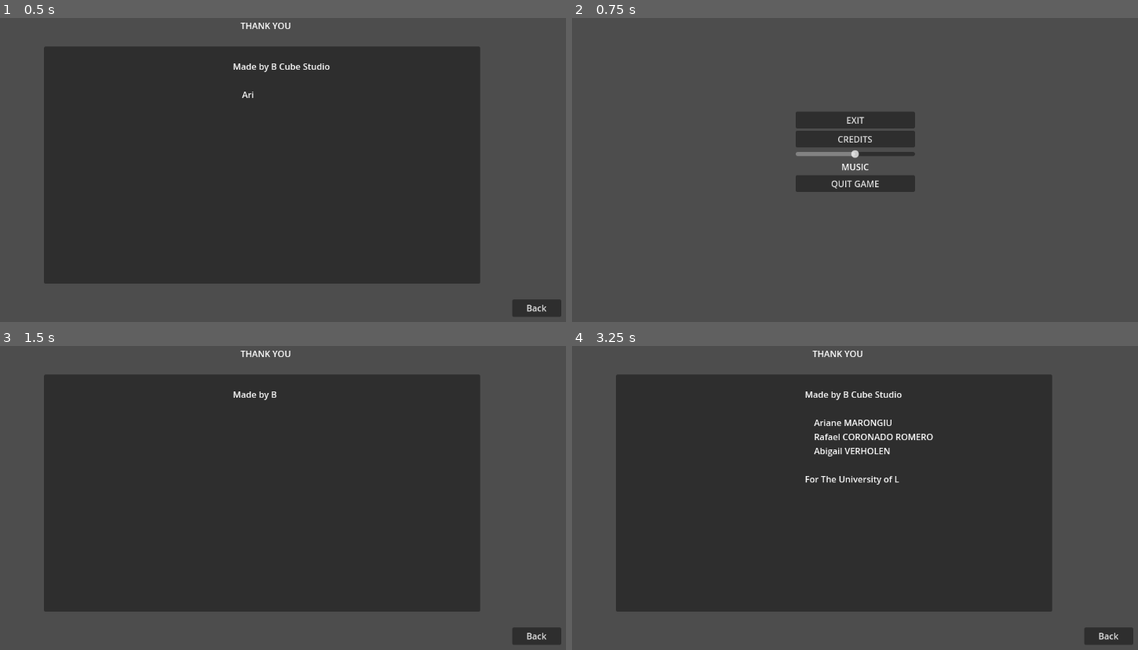
Above: before the commit, frames 1-4 (two rows, left to right).
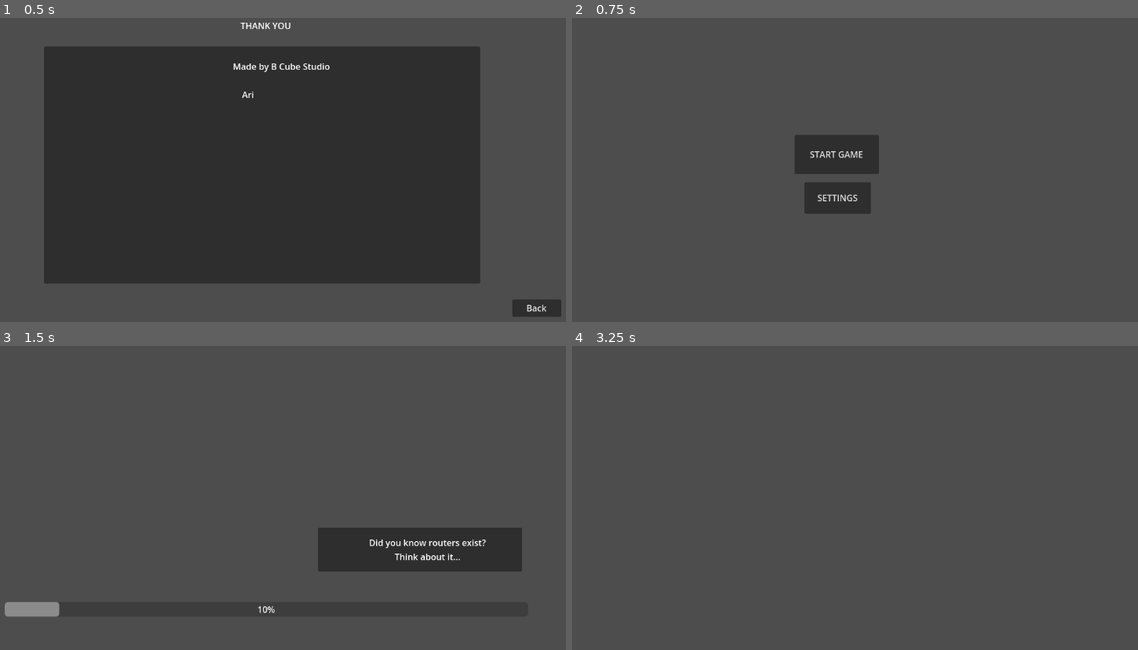
Above: after the commit, the same moments.

Repository: BcubeStudios/Netspace-Game
Game: Godot game, scene res://screens/credits_screen.tscn
Same seed, same stepped clock (60 frames per second), same inputs: the game is played once before the commit and once after it. This scene is started directly instead of the project's main scene.
Inputs (mouse positions are in pixels of both pictures, inside the frame that each line leads up to):
- Up to frame 1 (0.5 s): no input
- Up to frame 2 (0.75 s): click "Back" at 0.5 s
- Up to frame 3 (1.5 s): click (283, 467) at 1.25 s, where only the run before the commit has a clickable "CREDITS"
- Up to frame 4 (3.25 s): no input

Frame 1 is identical in both runs. In frame 2, 4.7% of the frame differs, in the area x 39-61%, y 30-65%; in frame 3, 56%; in frame 4, 60%, in the area x 7-100%, y 1-99%.

Commit message:
fixed sound issues

Diff:
--- a/GodotWorkspace/screens/credits_screen.tscn
+++ b/GodotWorkspace/screens/credits_screen.tscn
@@ -1,7 +1,8 @@
-[gd_scene load_steps=3 format=3 uid="uid://c7q35l8ctyu0e"]
+[gd_scene load_steps=4 format=3 uid="uid://c7q35l8ctyu0e"]
 
 [ext_resource type="Script" path="res://scripts/creditsLabel.gd" id="1_x4kin"]
 [ext_resource type="Script" path="res://scripts/Button.gd" id="2_5rng6"]
+[ext_resource type="AudioStream" uid="uid://b01bpv1v7smkr" path="res://music/chiphead64 - 11pm.ogg" id="3_gg50c"]
 
 [node name="credits_screen" type="Node2D"]
 
@@ -52,4 +53,8 @@
 text = "Back"
 script = ExtResource("2_5rng6")
 
+[node name="AudioStreamPlayer2D" type="AudioStreamPlayer2D" parent="."]
+stream = ExtResource("3_gg50c")
+autoplay = true
+
 [connection signal="pressed" from="Button" to="Button" method="_on_pressed"]
--- a/GodotWorkspace/screens/loading_screen.tscn
+++ b/GodotWorkspace/screens/loading_screen.tscn
@@ -1,12 +1,13 @@
-[gd_scene load_steps=2 format=3 uid="uid://3kt3xgd6i045"]
+[gd_scene load_steps=3 format=3 uid="uid://3kt3xgd6i045"]
 
+[ext_resource type="Script" path="res://scripts/loading_screen.gd" id="1_o6dig"]
 [ext_resource type="AudioStream" uid="uid://b01bpv1v7smkr" path="res://music/chiphead64 - 11pm.ogg" id="1_qib4h"]
 
 [node name="loading_screen" type="Node2D"]
+script = ExtResource("1_o6dig")
 
 [node name="AudioStreamPlayer2D" type="AudioStreamPlayer2D" parent="."]
 stream = ExtResource("1_qib4h")
-volume_db = -15.0
 autoplay = true
 
 [node name="AnimatedSprite2D" type="AnimatedSprite2D" parent="."]
@@ -19,10 +20,10 @@
 
 [node name="Label" type="Label" parent="Panel"]
 layout_mode = 0
-offset_left = 68.0
-offset_top = 15.0
-offset_right = 283.0
-offset_bottom = 64.0
+offset_left = 94.0
+offset_top = 16.0
+offset_right = 309.0
+offset_bottom = 65.0
 text = "Did you know routers exist?
 Think about it..."
 horizontal_alignment = 1
--- a/GodotWorkspace/screens/title_screen.tscn
+++ b/GodotWorkspace/screens/title_screen.tscn
@@ -15,7 +15,6 @@
 
 [node name="AudioStreamPlayer2D" type="AudioStreamPlayer2D" parent="."]
 stream = ExtResource("2_al1s5")
-volume_db = -10.0
 autoplay = true
 
 [node name="NormalMenu" type="Control" parent="."]
--- a/GodotWorkspace/scripts/Button.gd
+++ b/GodotWorkspace/scripts/Button.gd
@@ -12,4 +12,4 @@
 
 
 func _on_pressed():
-	get_tree().change_scene_to_file("res://screens/settings_menu.tscn")
+	get_tree().change_scene_to_file("res://screens/title_screen.tscn")
--- a/GodotWorkspace/scripts/TitleScreen.gd
+++ b/GodotWorkspace/scripts/TitleScreen.gd
@@ -4,6 +4,10 @@
 @onready var normal_menu =$NormalMenu
 @onready var settings_menu = $SettingsMenu
 var setting_on = false
+
+# Called when the node enters the scene tree for the first time.
+func _ready():
+	pass
 
 func _on_start_button_pressed():
 	get_tree().change_scene_to_file("res://screens/loading_screen.tscn")
@@ -27,10 +31,3 @@
 
 func _on_settings_button_pressed():
 	settingsMenu()
-
-
-func change_volume(new_volume):
-	audio.volume_db = (new_volume - 35)
-
-func toggle_volume():
-	audio.playing = !audio.playing
--- a/GodotWorkspace/scripts/creditsLabel.gd
+++ b/GodotWorkspace/scripts/creditsLabel.gd
@@ -13,6 +13,6 @@
 	self.visible_characters = textSpeed
 
 # Called every frame. 'delta' is the elapsed time since the previous frame.
-func _process(delta):
+func _process(_delta):
 	showText()
 	pass
--- /dev/null
+++ b/GodotWorkspace/scripts/loading_screen.gd
@@ -0,0 +1,24 @@
+extends Node2D
+
+@onready var progressBar = $ProgressBar
+#progress bar percentage
+var percentage: int = 0
+
+
+#slowly loads te progress bar
+func loadBar():
+	if percentage <=100:
+		percentage += 1
+		progressBar.value = percentage
+		pass
+	else:
+		changeScene()
+
+#changes to the demo
+func changeScene():
+	get_tree().change_scene_to_file("res://screens/demo_level.tscn")
+
+# Called every frame. 'delta' is the elapsed time since the previous frame.
+func _process(_delta):
+	loadBar()
+	pass
--- a/GodotWorkspace/scripts/settings_menu.gd
+++ b/GodotWorkspace/scripts/settings_menu.gd
@@ -16,8 +16,8 @@
 #changes volume of music
 func _on_music_slider_drag_ended(value_changed):
 	if value_changed:
-		var value = $MarginContainer/VBoxContainer/MusicSlider.value
-		main.change_volume(value)
+		var value = $MarginContainer/VBoxContainer/MusicSlider.value - 35
+		AudioServer.set_bus_volume_db(AudioServer.get_bus_index("Master"), value)
 	else:
 		pass
 
